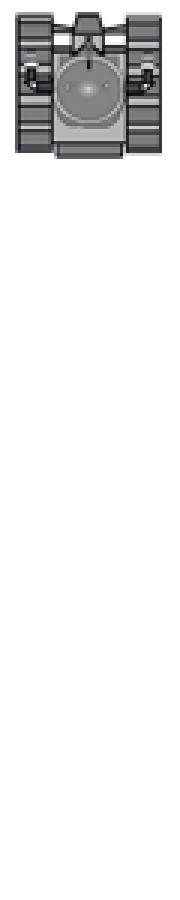
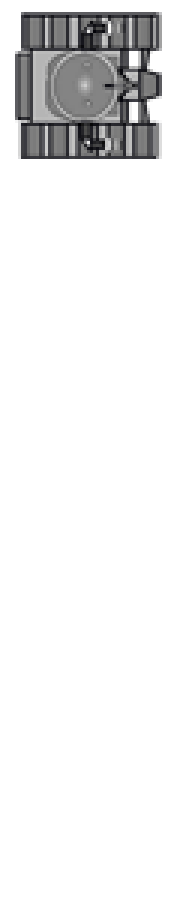
Revision of a layered 180 x 900 image; what changed, layer by layer:
painted on "Layer 1" over [15, 12, 162, 159]
